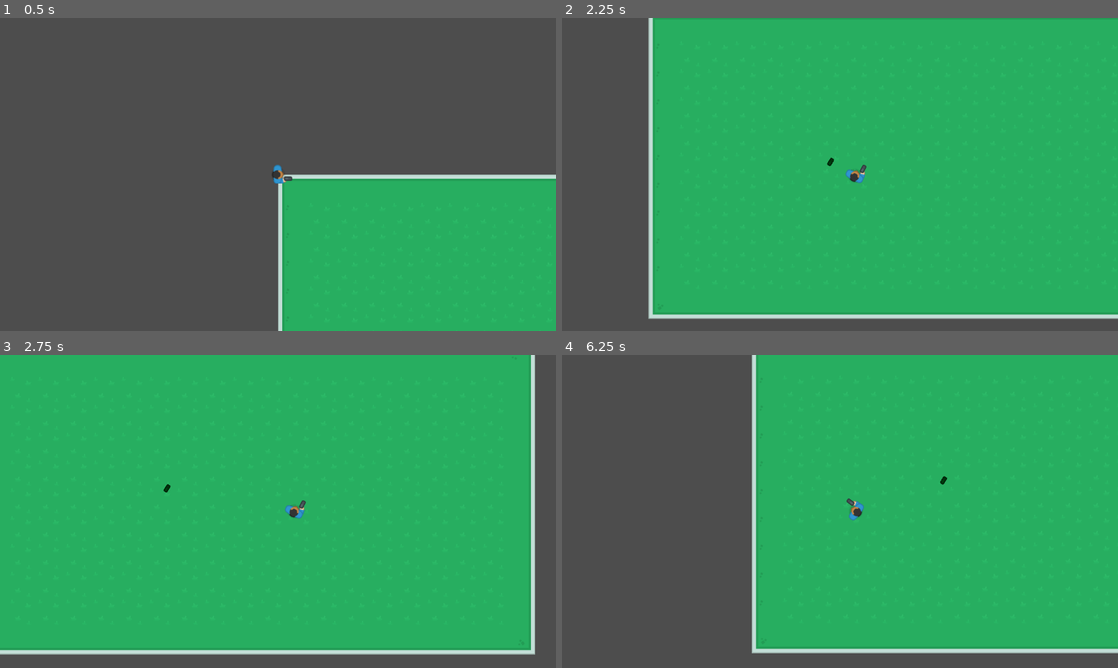
Above: before the commit, frames 1-4 (two rows, left to right).
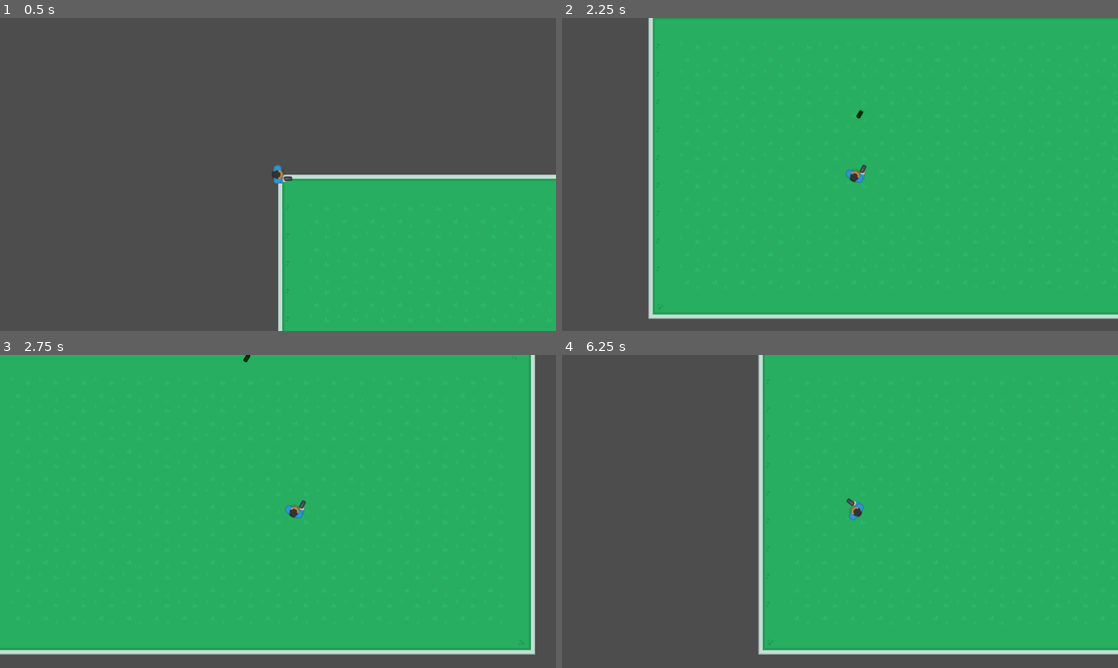
Above: after the commit, the same moments.

Repository: Suriya-K/godot_ultimate_2d_learning
Game: Godot game, scene res://scenes/levels/level.tscn
Two runs of this game, one before a commit and one after it. Both use one fixed random seed, a clock stepped at 60 frames per second and the inputs below.
Inputs (mouse positions are in pixels of both pictures, inside the frame that each line leads up to):
- Up to frame 1 (0.5 s): no input
- Up to frame 2 (2.25 s): tap Enter at 0.5 s; move the mouse to (962, 158) at 0.52 s; press the mouse at (962, 158) at 0.53 s; hold D (right) 0.53-1.28 s; move the mouse to (728, 190) at 1.27 s; release the mouse at (728, 190) at 1.28 s; hold S (down) 1.28-2.03 s; click (728, 190) at 1.35 s; move the mouse to (895, 105) at 2.02 s; hold D (right) from 2.03 s (still down); hold Right mouse button (secondary_action) from 2.03 s (still down)
- Up to frame 3 (2.75 s): keep holding D (right); keep holding Right mouse button (secondary_action); click (333, 442) at 2.3 s
- Up to frame 4 (6.25 s): move the mouse to (812, 574) at 2.77 s; release D (right) at 2.78 s; release Right mouse button (secondary_action) at 2.78 s; hold W (up) 2.78-3.53 s; click (812, 574) at 2.85 s; move the mouse to (1006, 558) at 3.52 s; press the mouse at (1006, 558) at 3.53 s; hold A (left) 3.53-5.03 s; move the mouse to (673, 464) at 4.27 s; release the mouse at (673, 464) at 4.28 s; right-click (673, 464) at 4.35 s; click (673, 464) at 4.55 s; move the mouse to (867, 511) at 5.02 s; press the mouse at (867, 511) at 5.03 s; hold S (down) 5.03-5.78 s; move the mouse to (756, 433) at 5.77 s; release the mouse at (756, 433) at 5.78 s; hold D (right) from 5.78 s (still down); click (756, 433) at 5.85 s

Frame 1 is identical in both runs. In frame 2, less than 0.1% of the frame differs, in the area x 47-55%, y 29-48%; in frame 3, less than 0.1%; in frame 4, 2.9%, in the area x 34-100%, y 0-96%.

Commit message:
learn basic partical it so fun

Diff:
--- a/scenes/levels/level.tscn
+++ b/scenes/levels/level.tscn
@@ -1,9 +1,10 @@
-[gd_scene load_steps=7 format=3 uid="uid://w21li621gbot"]
+[gd_scene load_steps=8 format=3 uid="uid://w21li621gbot"]
 
 [ext_resource type="Script" path="res://scrpits/levels/level.gd" id="1_l45s5"]
 [ext_resource type="PackedScene" uid="uid://cpsxvbes0mplg" path="res://scenes/players/player.tscn" id="1_q8ttg"]
 [ext_resource type="Texture2D" uid="uid://do8my1n3j5k86" path="res://graphics/tilesheet_complete.png" id="2_i4onc"]
 [ext_resource type="PackedScene" uid="uid://18rlg6t33ru7" path="res://scenes/houses/house_orange.tscn" id="4_nqtmi"]
+[ext_resource type="PackedScene" uid="uid://b1702i6oq2qx6" path="res://scenes/objects/fire_place.tscn" id="5_jfjjp"]
 
 [sub_resource type="TileSetAtlasSource" id="TileSetAtlasSource_r38fk"]
 texture = ExtResource("2_i4onc")
@@ -562,5 +563,8 @@
 
 [node name="projectiles" type="Node2D" parent="."]
 
+[node name="fire_place" parent="." instance=ExtResource("5_jfjjp")]
+position = Vector2(-88, 914)
+
 [connection signal="grenade" from="player" to="." method="_on_player_grenade"]
 [connection signal="laser" from="player" to="." method="_on_player_laser"]
--- /dev/null
+++ b/scenes/objects/fire_place.tscn
@@ -0,0 +1,39 @@
+[gd_scene load_steps=7 format=3 uid="uid://b1702i6oq2qx6"]
+
+[ext_resource type="Texture2D" uid="uid://dtudhy4whwiow" path="res://graphics/Tiles/tile_206.png" id="1_6bmg6"]
+[ext_resource type="Texture2D" uid="uid://ctx8bvs8viesf" path="res://graphics/Tiles/tile_186.png" id="2_w0p1c"]
+
+[sub_resource type="CircleShape2D" id="CircleShape2D_5segx"]
+radius = 32.0
+
+[sub_resource type="Gradient" id="Gradient_wroam"]
+colors = PackedColorArray(1, 0.843137, 0.533333, 1, 1, 0.403922, 0, 1)
+
+[sub_resource type="GradientTexture1D" id="GradientTexture1D_jrw5d"]
+gradient = SubResource("Gradient_wroam")
+
+[sub_resource type="ParticleProcessMaterial" id="ParticleProcessMaterial_gup0p"]
+emission_shape = 1
+emission_sphere_radius = 31.21
+particle_flag_disable_z = true
+gravity = Vector3(45, -98, 0)
+orbit_velocity_min = 0.0
+orbit_velocity_max = 0.0
+scale_min = 0.1
+scale_max = 0.5
+color = Color(1, 0.843137, 0.533333, 1)
+color_ramp = SubResource("GradientTexture1D_jrw5d")
+
+[node name="fire_place" type="StaticBody2D"]
+
+[node name="CollisionShape2D" type="CollisionShape2D" parent="."]
+shape = SubResource("CircleShape2D_5segx")
+
+[node name="Sprite2D" type="Sprite2D" parent="."]
+texture = ExtResource("1_6bmg6")
+
+[node name="GPUParticles2D" type="GPUParticles2D" parent="."]
+amount = 15
+process_material = SubResource("ParticleProcessMaterial_gup0p")
+texture = ExtResource("2_w0p1c")
+lifetime = 1.5
--- a/scenes/players/player.tscn
+++ b/scenes/players/player.tscn
@@ -1,10 +1,23 @@
-[gd_scene load_steps=4 format=3 uid="uid://cpsxvbes0mplg"]
+[gd_scene load_steps=5 format=3 uid="uid://cpsxvbes0mplg"]
 
 [ext_resource type="Script" path="res://scrpits/players/player.gd" id="1_23hns"]
 [ext_resource type="Texture2D" uid="uid://ddkpyqaftdj5i" path="res://graphics/Man Blue/manBlue_gun.png" id="1_lvcy8"]
 
 [sub_resource type="CapsuleShape2D" id="CapsuleShape2D_xrgjr"]
 height = 42.0
+
+[sub_resource type="ParticleProcessMaterial" id="ParticleProcessMaterial_mf0gp"]
+particle_flag_disable_z = true
+direction = Vector3(100, 0, 0)
+spread = 90.0
+gravity = Vector3(0, 0, 0)
+initial_velocity_min = 250.0
+initial_velocity_max = 500.0
+orbit_velocity_min = 0.0
+orbit_velocity_max = 0.0
+scale_min = 2.0
+scale_max = 3.0
+color = Color(1, 1, 0.188235, 0.470588)
 
 [node name="player" type="CharacterBody2D"]
 collision_mask = 31
@@ -36,5 +49,12 @@
 position_smoothing_enabled = true
 position_smoothing_speed = 11.0
 
+[node name="GPUParticles2D" type="GPUParticles2D" parent="."]
+position = Vector2(33, 10)
+emitting = false
+process_material = SubResource("ParticleProcessMaterial_mf0gp")
+lifetime = 0.1
+one_shot = true
+
 [connection signal="timeout" from="gun_timer" to="." method="_on_gun_timer_timeout"]
 [connection signal="timeout" from="grenade_timer" to="." method="_on_grenade_timer_timeout"]
--- a/scrpits/levels/level.gd
+++ b/scrpits/levels/level.gd
@@ -26,7 +26,6 @@
 	var grenade = grenade_scenes.instantiate() as RigidBody2D
 	grenade.position = marker_position
 	grenade.rotation = direction.angle()
-	grenade.linear_velocity = direction * 100
-	grenade.scale = Vector2(2.25,2.25)
+	grenade.linear_velocity = direction * 1000
 	$projectiles.add_child(grenade)
 	pass
--- a/scrpits/players/player.gd
+++ b/scrpits/players/player.gd
@@ -6,6 +6,8 @@
 @onready var gun_timer: Timer = $gun_timer
 @onready var grenade_timer: Timer = $grenade_timer
 @onready var bullet_markers: Array[Node] = $bullet_start_position.get_children()
+@onready var gpu_particles_2d: GPUParticles2D = $GPUParticles2D
+
 
 var gun_reload_timer: float = 0.75
 var grenade_reload_timer: float = 2.5
@@ -13,6 +15,7 @@
 var grenade_can_shoot: bool = true
 
 func _ready():
+	gpu_particles_2d.one_shot = true
 	gun_timer.wait_time = gun_reload_timer
 	grenade_timer.wait_time = gun_reload_timer
 
@@ -29,6 +32,7 @@
 		var seleted_bullet: Node = bullet_markers[randi() % bullet_markers.size()]
 		laser.emit(seleted_bullet.global_position, player_direction)
 		gun_can_shoot = false
+		gpu_particles_2d.emitting = true
 		gun_timer.start()
 
 	if Input.is_action_pressed("secondary_action") and grenade_can_shoot:
--- a/scrpits/projectiles/bullet.gd
+++ b/scrpits/projectiles/bullet.gd
@@ -1,6 +1,6 @@
 extends Area2D
 
-var speed: int = 1000
+var speed: int = 2000
 var direction: Vector2 = Vector2.RIGHT
 
 func _process(delta):
